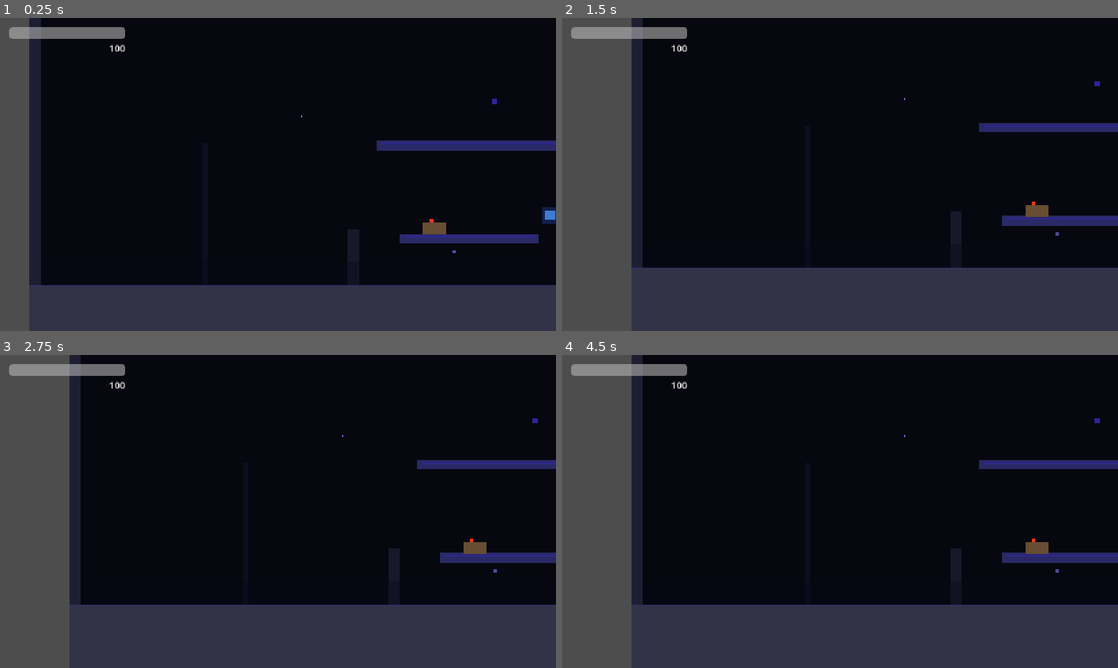
Above: before the commit, frames 1-4 (two rows, left to right).
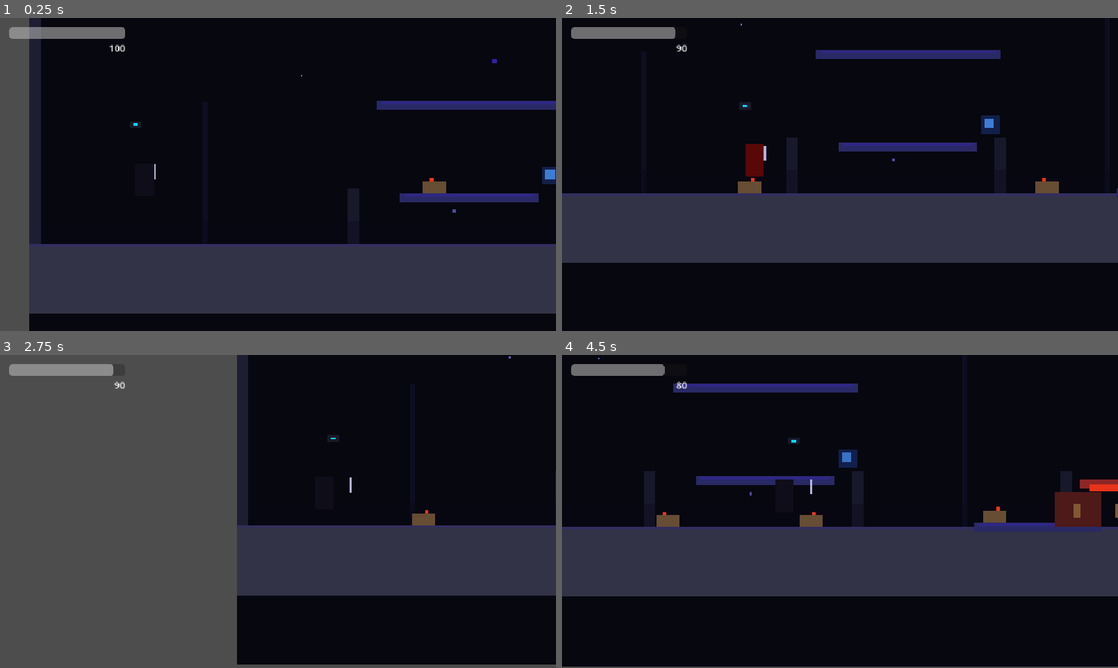
Above: after the commit, the same moments.

Repository: yuejiyanshijie-cell/VoidHunter
Game: Godot game, scene res://scenes/main_level.tscn
The game is run twice, just before and just after one commit, with the same random seed, the same clock (stepped at 60 frames per second) and the same inputs.
Inputs (mouse positions are in pixels of both pictures, inside the frame that each line leads up to):
- Up to frame 1 (0.25 s): no input
- Up to frame 2 (1.5 s): move the mouse to (962, 158) at 0.52 s; hold D (move_right) from 0.53 s (still down); click (962, 158) at 0.6 s; tap W (jump) at 0.77 s; move the mouse to (728, 190) at 1.27 s; tap Shift (dash) at 1.35 s
- Up to frame 3 (2.75 s): tap W (jump) at 1.52 s; move the mouse to (333, 442) at 2.02 s; release D (move_right) at 2.03 s; hold A (move_left) from 2.03 s (still down); tap Page Down (dodge) at 2.1 s
- Up to frame 4 (4.5 s): move the mouse to (812, 574) at 2.77 s; release A (move_left) at 2.78 s; hold D (move_right) 2.78-4.28 s; click (812, 574) at 2.85 s; tap W (jump) at 3.02, 3.77 s; move the mouse to (1006, 558) at 3.52 s; tap Shift (dash) at 3.6 s; move the mouse to (673, 464) at 4.27 s; hold A (move_left) from 4.28 s (still down); tap Page Down (dodge) at 4.35 s

The runs differ from the first frame. In frame 1, 22% of the frame differs, in the area x 5-100%, y 13-100%; in frame 2, 54%; in frame 3, 56%, in the area x 12-100%, y 0-100%; in frame 4, 55%.
Error before the commit: Parse Error: Unexpected "Indent" in class body. (res://scripts/globals/event_bus.gd:48)

Commit message:
Fix indent errors in event_bus.gd and player.gd

Diff:
--- a/scripts/globals/event_bus.gd
+++ b/scripts/globals/event_bus.gd
@@ -45,12 +45,12 @@
 ## 屏幕震动 (amplitude, duration)
 signal screen_shake_request(amplitude: float, duration: float)
 ## 时间缩放 (scale, duration)
-	signal time_scale_request(scale: float, duration: float)
+signal time_scale_request(scale: float, duration: float)
 
 # =============================================================================
 # 收集品事件
 # =============================================================================
 ## 能量球收集 (total_count)
-	signal orb_collected(total_count: int)
+signal orb_collected(total_count: int)
 ## 游戏重启
-	signal game_restarted()
+signal game_restarted()
--- a/scripts/player/player.gd
+++ b/scripts/player/player.gd
@@ -44,13 +44,13 @@
 @onready var hurtbox: Area2D = $Hurtbox
 @onready var hitbox: Area2D = $Hitbox
 
-	# 占位视觉
-	var _body: ColorRect
-	var _sword: ColorRect
-	var _eye: ColorRect
-	var _slash_fx: ColorRect   # 斩击特效层
-	var _trail_container: Node2D
-	var _orb_count: int = 0
+# 占位视觉
+var _body: ColorRect
+var _sword: ColorRect
+var _eye: ColorRect
+var _slash_fx: ColorRect   # 斩击特效层
+var _trail_container: Node2D
+var _orb_count: int = 0
 
 # =============================================================================
 # 攻击参数
